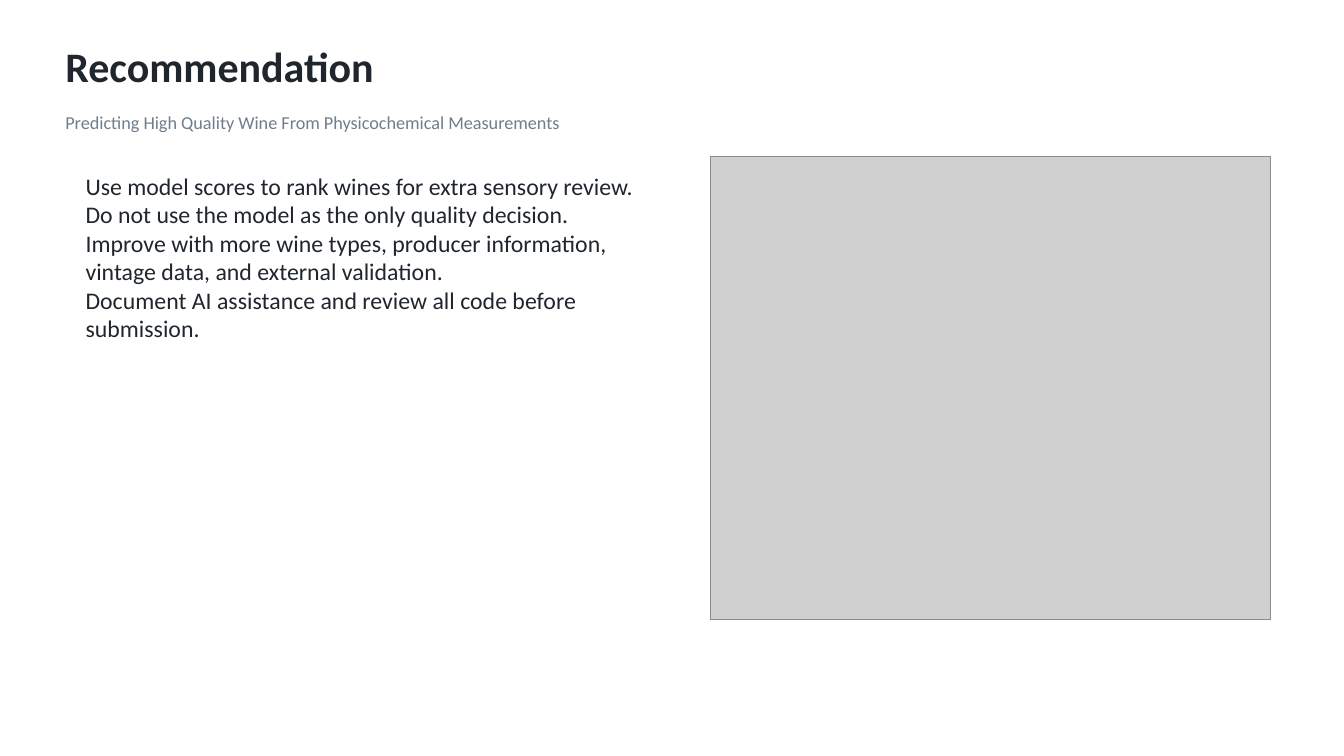
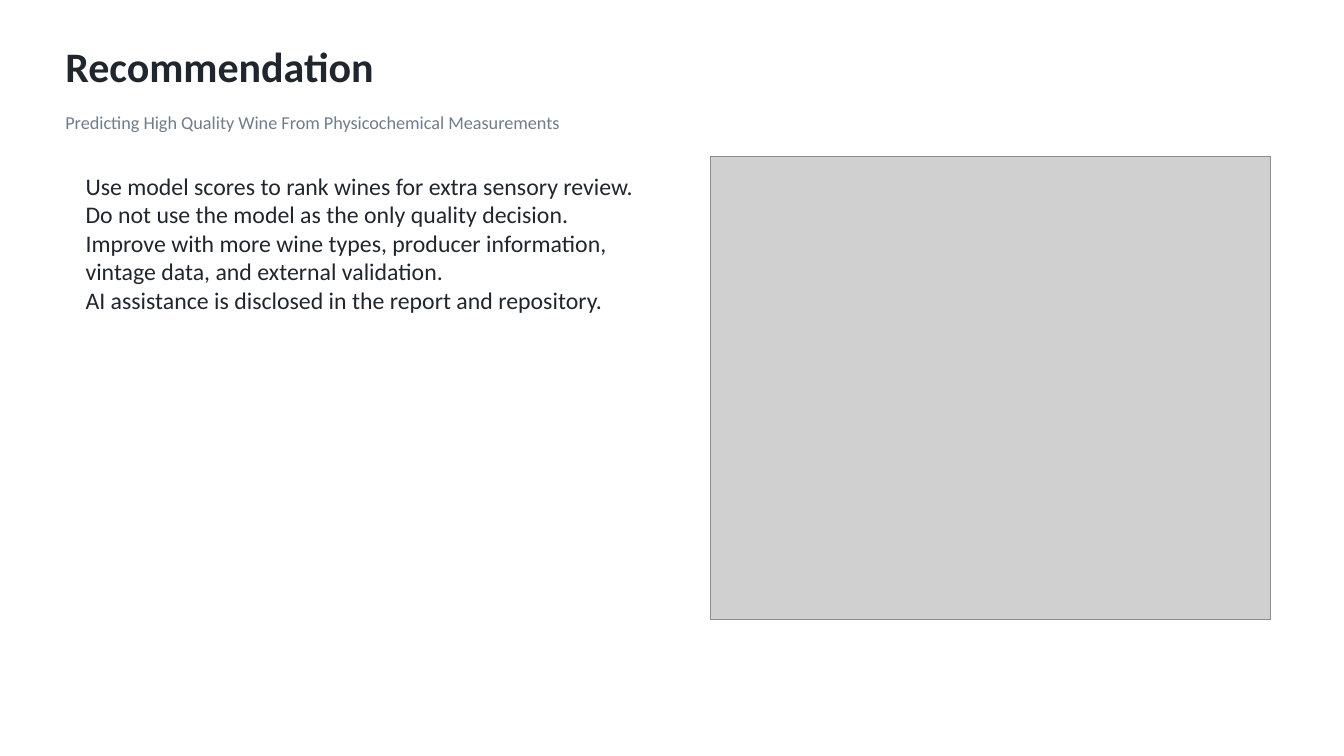
Before and after one commit to nikitarogers333/ads-predictive-modeling-final, a slide deck: slide 5 of Executive_Summary-Team1.pptx. Drawn at 1344x756 pixels with LibreOffice and Linux fonts; fonts in the diff are those of the drawing; grey boxes stand for pictures. Boxes give left, top, right and bottom in pixels: in the first picture for what was removed or moved away, otherwise in the second. Text is boxed around its words. In the diff, an @@ line names an element or a change of style, - is before the commit and + after.

Commit message:
Improve final submission package

```diff
--- a/Executive_Summary-Team1.pptx
+++ b/Executive_Summary-Team1.pptx
@@ text at box(86, 292, 602, 313): text changed @@
-Document AI assistance and review all code before submission.
+AI assistance is disclosed in the report and repository.
```
Also in this commit, not shown: 14 other files.
